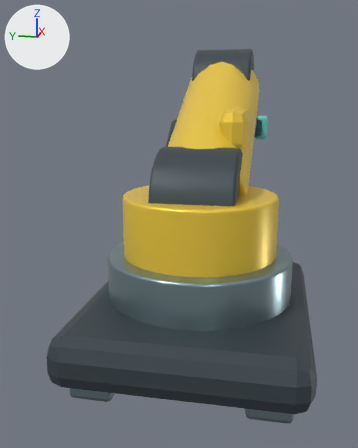
One commit to the glTF model public/models/robot.glb: the scene before it, then after it.
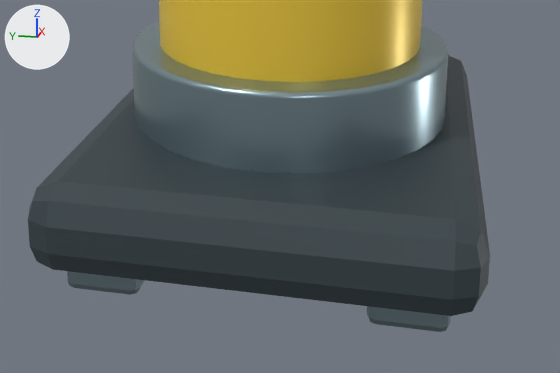
There are two pictures of each version: one whole from a 50 mm camera at (-2.69, -0.42, 1.54) aimed at (1.03, 0.33, 0.61), one close up on the part from 8% to 100% of the width and 51% to 100% of the height. The axes (+X, +Y, +Z) are drawn at upper left. The lights are the same throughout. The first two pictures are the older version. Where no turn or scale is listed for an object, it has been applied to the vertices. Vertices at exactly the same position are counted once.

Names of what the first close-up shows: 'rail-carriage', 'rail-shoe', 'rail-shoe.001', 'rotary-waist', 'turntable'.
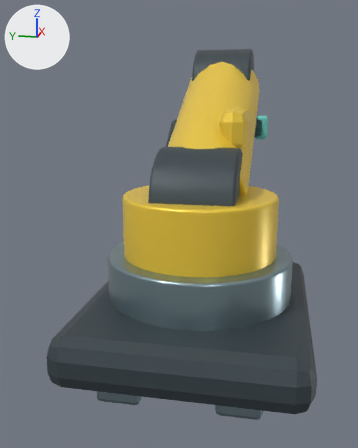
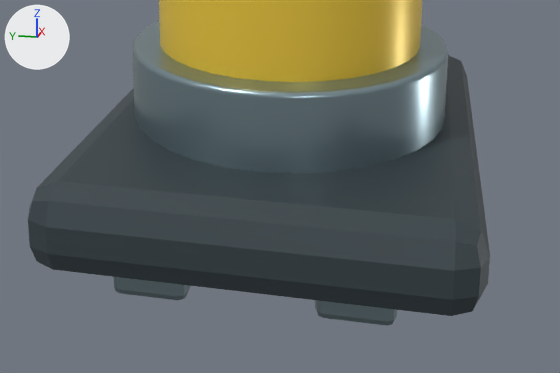
The newer file is also turned or shifted as a whole; pictures and numbers use the older file's frame.

Edits to the bpy script that builds the scene:
```text
Change me_cube_116:
    used by ob_rail_shoe; location = (-0.54, -0.43, 0.18)
    remove me_cube_116.from_pydata(...)  # 56 vertices, 108 faces; spans x -0.13..0.13, y -0.11..0.11, z -0.06..0.06
    add me_cube_116.from_pydata(...)  # 56 vertices, 108 faces; spans x -0.13..0.13, y 0.03..0.25, z -0.06..0.06
    me_cube_116 part 1: the whole mesh is moved by (0.0, 0.14, 0.0)
Change me_cube_117:
    used by ob_rail_shoe_001; location = (-0.54, 0.43, 0.18)
    remove me_cube_117.from_pydata(...)  # 56 vertices, 108 faces; spans x -0.13..0.13, y -0.11..0.11, z -0.06..0.06
    add me_cube_117.from_pydata(...)  # 56 vertices, 108 faces; spans x -0.13..0.13, y -0.25..-0.03, z -0.06..0.06
    me_cube_117 part 2: the whole mesh is moved by (0.0, -0.14, 0.0)
```

Pixel boxes (x1, y1, x2, y2) of what changed, in the close-ups (560 x 373 px):
'rail-shoe', moved
    before: (367, 306, 451, 332)
    after: (315, 300, 397, 325)
'rail-shoe.001', moved
    before: (67, 271, 145, 295)
    after: (114, 277, 191, 300)
